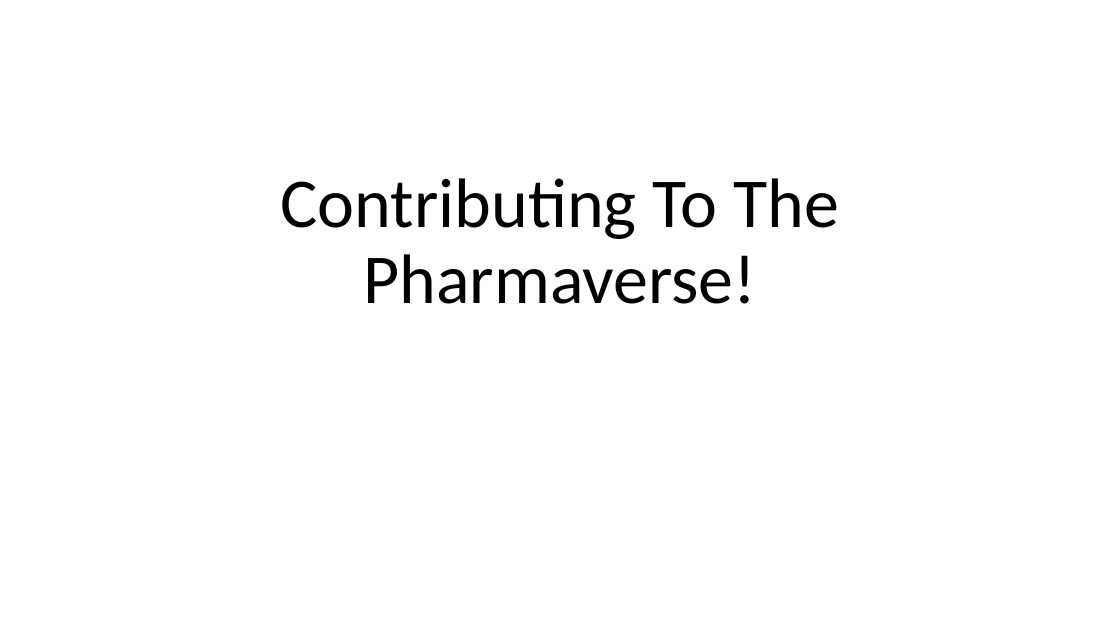
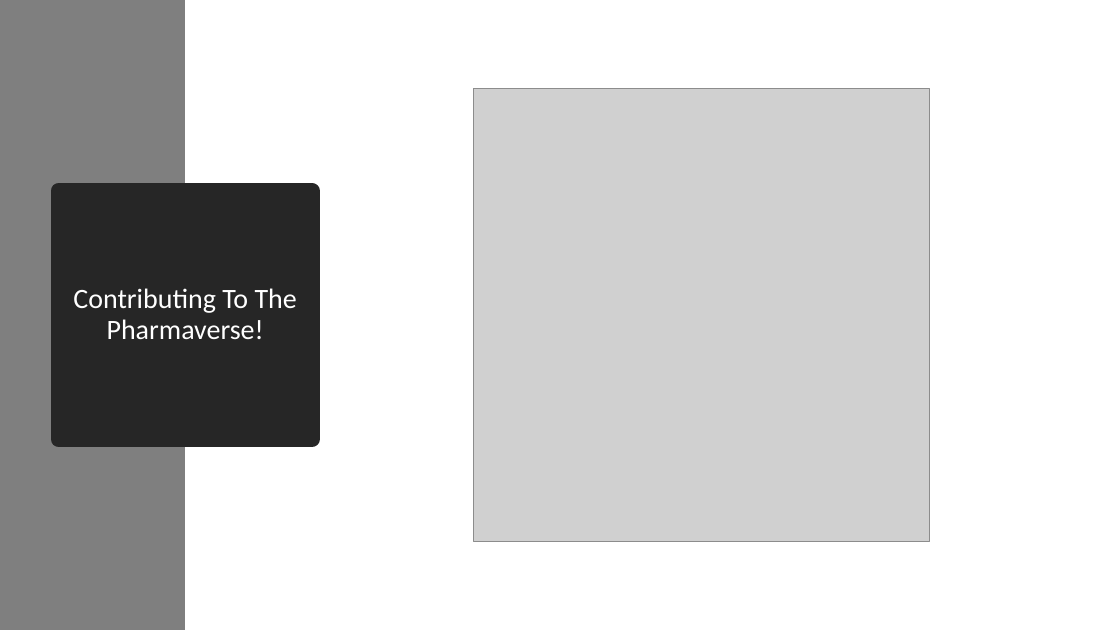
Before and after one commit to posit-conf-2023/r-pharma, a slide deck: slide 1 of 04-pharmaverse/04-Contributing_To_The_Pharmaverse.pptx. Drawn at 1120x630 pixels with LibreOffice and Linux fonts; fonts in the diff are those of the drawing; grey boxes stand for pictures. Boxes give left, top, right and bottom in pixels: in the first picture for what was removed or moved away, otherwise in the second. Text is boxed around its words. In the diff, an @@ line names an element or a change of style, - is before the commit and + after.

Commit message:
updates on the what and why of pharmaverse

```diff
--- a/04-pharmaverse/04-Contributing_To_The_Pharmaverse.pptx
+++ b/04-pharmaverse/04-Contributing_To_The_Pharmaverse.pptx
@@ rectangle added at (0, 0, 185, 630), fill #7F7F7F @@
@@ picture added at (473, 88, 929, 541) @@
@@ title "Contributing To The Pharmaverse!": place and size @@
-title "Contributing To The Pharmaverse!" at (281, 178, 839, 304)
+title "Contributing To The Pharmaverse!" at (59, 191, 312, 439)
@@ title "Contributing To The Pharmaverse!" at (59, 191, 312, 439): size 60 to 24 pt, text colour #000000 to #FFFFFF; vertical alignment bottom to middle; fill none to #262626; outline none to #262626 13.75 pt @@
```
Also in this commit, not shown: 8 other slides changed, 8 slides added, 1 slide removed.
